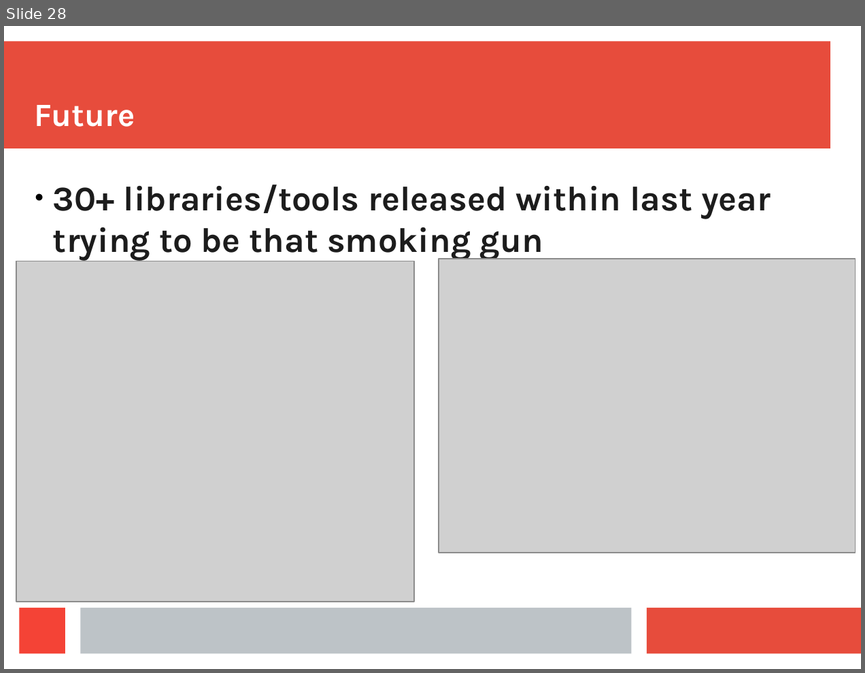
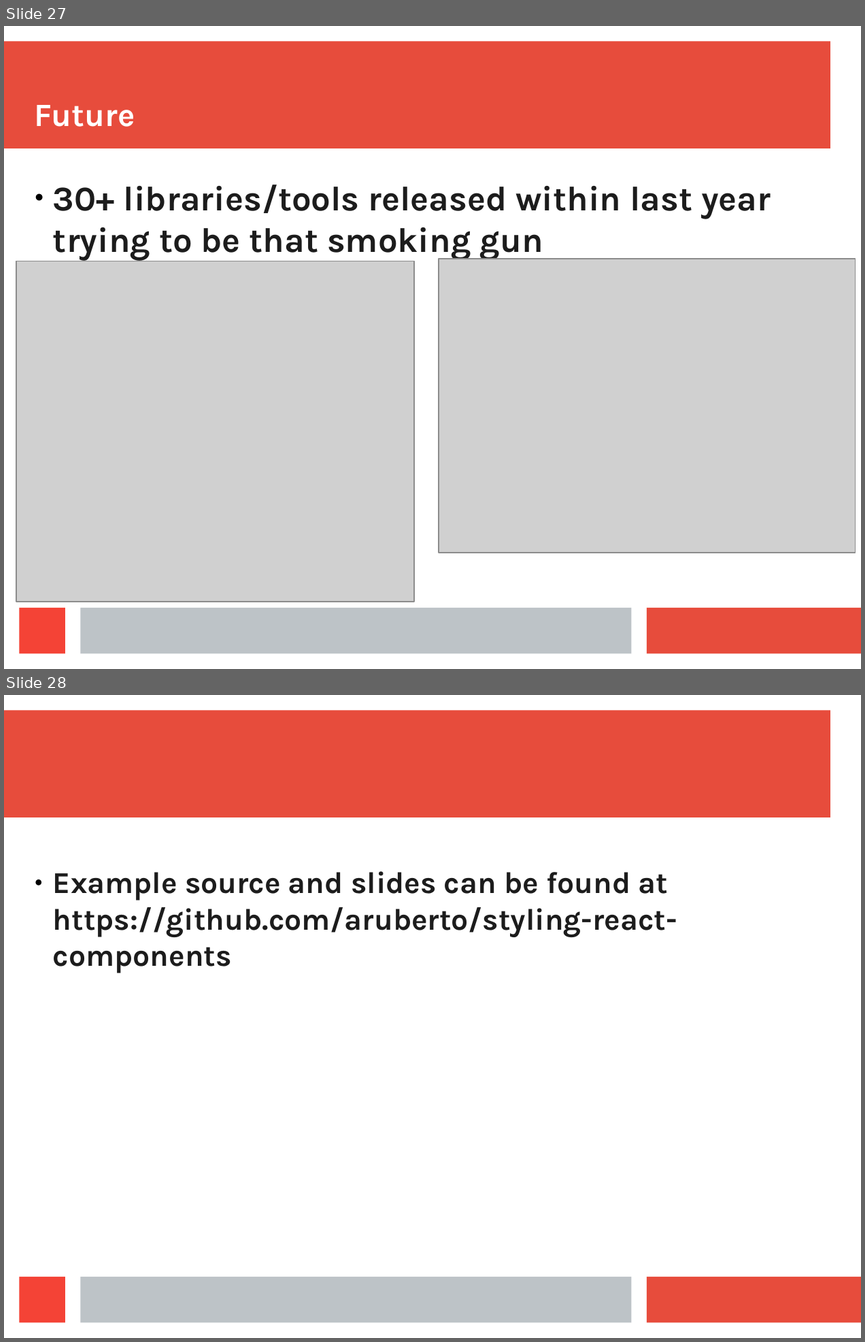
Before and after one commit to aruberto/styling-javascript-components, a slide deck: styling_react_components.odp. Shown one above the other, each under a label of ours: slide 28 before the commit, slides 27 and 28 after it. The pictures are 865x673 and 865x1342 pixels, drawn with LibreOffice and Linux fonts; fonts in the diff are those of the drawing; grey boxes stand for pictures. Boxes give left, top, right and bottom in pixels: in the first picture for what was removed or moved away, otherwise in the second. Text is boxed around its words. In the diff, an @@ line names an element or a change of style, - is before the commit and + after.

```diff
--- a/styling_react_components.odp
+++ b/styling_react_components.odp
@@ slide 28 added at (4, 695, 861, 1338), background #FFFFFF; not listed: 4 template elements that a slide beside it also shows @@
@@ text added at (53, 871, 677, 973), 28 pt, text #1C1C1C, bold @@
+● Example source and slides can be found at https://github.com/aruberto/styling-react-components
@@ what was slide 28 is now slide 27 @@
```
Also in this commit, not shown: 5 slides changed, 1 slide removed.
